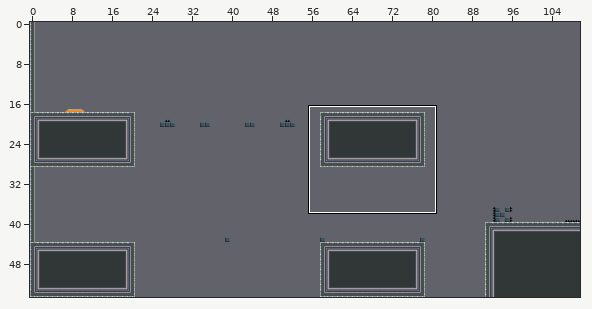
Two versions of a level (Tiled map, android/assets/levels/level8.tmx). Above, an overview of the earlier version with the close-up marked.
Close-up. As it was:
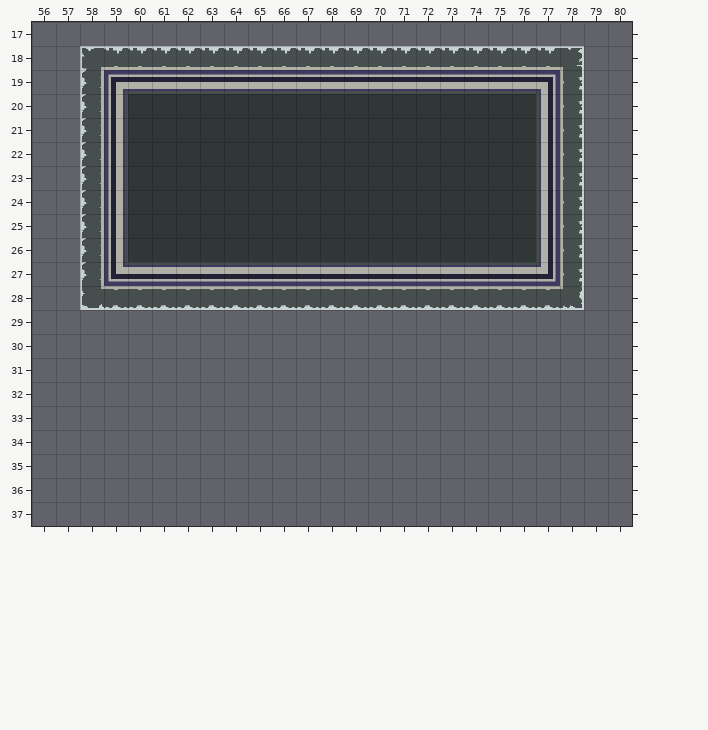
Cells are 32x32 px. Shown: x 56..80, y 17..37. The commit also changed other parts of the map, which this record leaves out.
And afterwards:
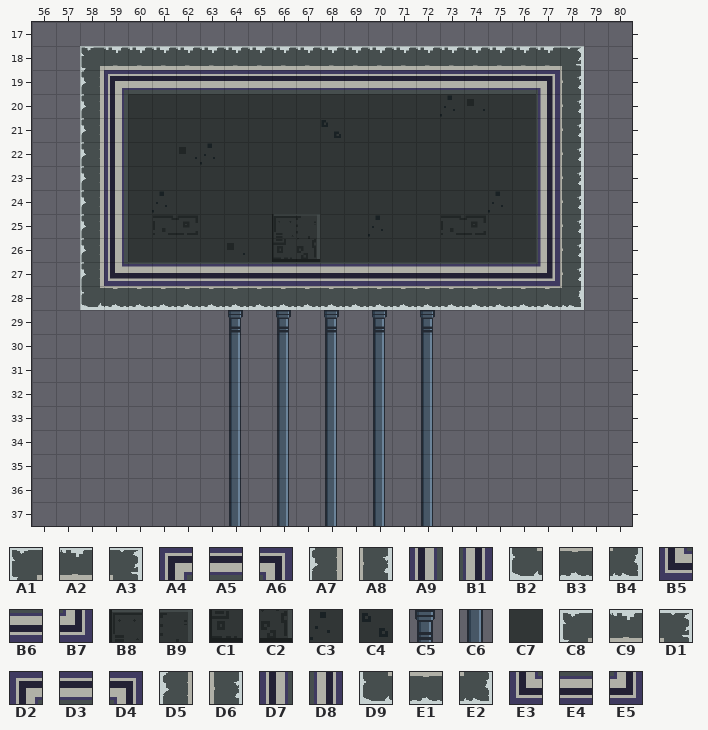
Key: from "tileset": A1 48, A2 49, A3 50, A4 53, A5 54, A6 55, A7 64, A8 66, A9 69, B1 71, B2 80, B3 81, B4 82, B5 85, B6 86, B7 87, B8 88, B9 89, C1 104, C2 105, C3 119, C4 133, C5 162, C6 178; from "tileset-new": C7 16, C8 45, C9 46, D1 47, D2 50, D3 51, D4 52, D5 60, D6 62, D7 65, D8 67, D9 75, E1 76, E2 77, E3 80, E4 81, E5 82.
__ is an empty cell.
Difference:
Layer "Platform":
y 18: x 58..78 C8 C9 C9 C9 C9 C9 C9 C9 C9 C9 C9 C9 C9 C9 C9 C9 C9 C9 C9 C9 D1 -> A1 A2 A2 A2 A2 A2 A2 A2 A2 A2 A2 A2 A2 A2 A2 A2 A2 A2 A2 A2 A3
y 19: x 58..78 D5 D2 D3 D3 D3 D3 D3 D3 D3 D3 D3 D3 D3 D3 D3 D3 D3 D3 D3 D4 D6 -> A7 A4 A5 A5 A5 A5 A5 A5 A5 A5 A5 A5 A5 A5 A5 A5 A5 A5 A5 A6 A8
y 20: x 58..59 D5 D7 -> A7 A9; x 73 C7 -> C3; x 77..78 D8 D6 -> B1 A8
y 21: x 58..59 D5 D7 -> A7 A9; x 68 C7 -> C4; x 77..78 D8 D6 -> B1 A8
y 22: x 58..59 D5 D7 -> A7 A9; x 63 C7 -> C3; x 77..78 D8 D6 -> B1 A8
y 23: x 58..59 D5 D7 -> A7 A9; x 77..78 D8 D6 -> B1 A8
y 24: x 58..59 D5 D7 -> A7 A9; x 61 C7 -> C3; x 75 C7 -> C3; x 77..78 D8 D6 -> B1 A8
y 25: x 58..59 D5 D7 -> A7 A9; x 66..67 C7 C7 -> B8 B9; x 70 C7 -> C3; x 77..78 D8 D6 -> B1 A8
y 26: x 58..59 D5 D7 -> A7 A9; x 66..67 C7 C7 -> C1 C2; x 77..78 D8 D6 -> B1 A8
y 27: x 58..78 D5 E3 E4 E4 E4 E4 E4 E4 E4 E4 E4 E4 E4 E4 E4 E4 E4 E4 E4 E5 D6 -> A7 B5 B6 B6 B6 B6 B6 B6 B6 B6 B6 B6 B6 B6 B6 B6 B6 B6 B6 B7 A8
y 28: x 58..78 D9 E1 E1 E1 E1 E1 E1 E1 E1 E1 E1 E1 E1 E1 E1 E1 E1 E1 E1 E1 E2 -> B2 B3 B3 B3 B3 B3 B3 B3 B3 B3 B3 B3 B3 B3 B3 B3 B3 B3 B3 B3 B4
y 29: x 64 __ -> C5; x 66 __ -> C5; x 68 __ -> C5; x 70 __ -> C5; x 72 __ -> C5
y 30..37: x 64 __ -> C6; x 66 __ -> C6; x 68 __ -> C6; x 70 __ -> C6; x 72 __ -> C6
Where, in picture pixels (left, top, right, bottom), the same in both close-ups:
changed: (81, 47, 582, 526)
